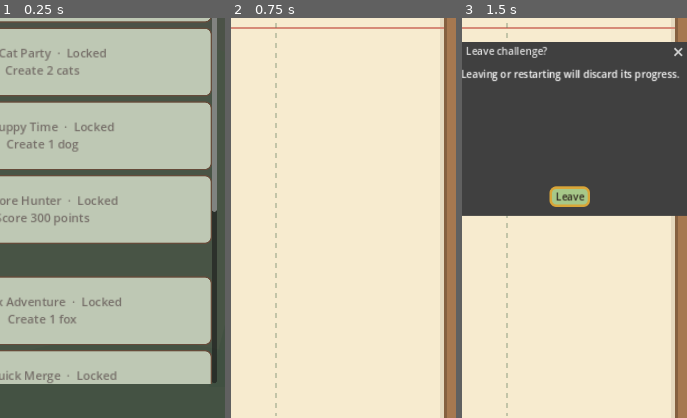
Above: before the commit, frames 1-3 (left to right).
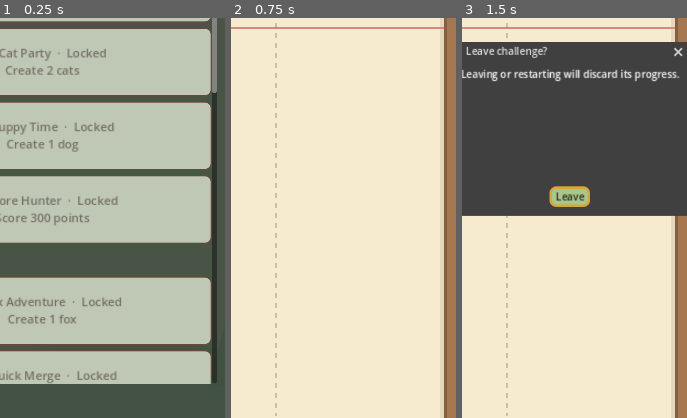
Above: after the commit, the same moments.

Repository: sandikovcusu-commits/MergeAnimal
Game: Godot game, scene res://scenes/game/ChallengeGame.tscn
The game is run twice, just before and just after one commit, with the same random seed, the same clock (stepped at 60 frames per second) and the same inputs. This scene is started directly instead of the project's main scene.
Inputs:
- Up to frame 1 (0.25 s): no input
- Up to frame 2 (0.75 s): click "01 First Friend · Ready Creat…" at 0.5 s
- Up to frame 3 (1.5 s): click "Restart" at 1.25 s
The pictures show only the part of the screen within x 40-90%, y 35-85%; the shares and areas given below are measured in that part.

The runs differ from the first frame. In frame 1, 0.7% of the frame differs, in the area x 94-97%, y 18-49%; in frame 2, nothing differs; in frame 3, nothing differs.

Commit message:
Add Phase 3 high-tier challenge boards and queues
Co-authored-by: arena-agent <297053741+arena-agent@users.noreply.github.com>

Diff:
--- /dev/null
+++ b/MergeAnimals/resources/challenges/11.tres
@@ -0,0 +1,14 @@
+[gd_resource type="Resource" script_class="ChallengeData" load_steps=2 format=3]
+
+[ext_resource type="Script" path="res://scripts/challenges/ChallengeData.gd" id="1"]
+
+[resource]
+script = ExtResource("1")
+id = 11
+title_key = &"KOALA_KINGDOM"
+objective_key = &"MAKE_KOALA"
+objective_type = "animal"
+animal_id = &"koala"
+target = 1
+starting_animals = PackedStringArray("raccoon")
+spawn_sequence = PackedStringArray("raccoon")
--- /dev/null
+++ b/MergeAnimals/resources/challenges/12.tres
@@ -0,0 +1,14 @@
+[gd_resource type="Resource" script_class="ChallengeData" load_steps=2 format=3]
+
+[ext_resource type="Script" path="res://scripts/challenges/ChallengeData.gd" id="1"]
+
+[resource]
+script = ExtResource("1")
+id = 12
+title_key = &"PANDA_RESCUE"
+objective_key = &"MAKE_PANDA"
+objective_type = "animal"
+animal_id = &"panda"
+target = 1
+starting_animals = PackedStringArray("koala")
+spawn_sequence = PackedStringArray("koala")
--- /dev/null
+++ b/MergeAnimals/resources/challenges/13.tres
@@ -0,0 +1,14 @@
+[gd_resource type="Resource" script_class="ChallengeData" load_steps=2 format=3]
+
+[ext_resource type="Script" path="res://scripts/challenges/ChallengeData.gd" id="1"]
+
+[resource]
+script = ExtResource("1")
+id = 13
+title_key = &"SCORE_MASTER"
+objective_key = &"SCORE_1000"
+objective_type = "score"
+animal_id = &""
+target = 1000
+starting_animals = PackedStringArray("lion")
+spawn_sequence = PackedStringArray("lion")
--- /dev/null
+++ b/MergeAnimals/resources/challenges/14.tres
@@ -0,0 +1,14 @@
+[gd_resource type="Resource" script_class="ChallengeData" load_steps=2 format=3]
+
+[ext_resource type="Script" path="res://scripts/challenges/ChallengeData.gd" id="1"]
+
+[resource]
+script = ExtResource("1")
+id = 14
+title_key = &"DOUBLE_TROUBLE"
+objective_key = &"TWO_FOXES"
+objective_type = "animal"
+animal_id = &"fox"
+target = 2
+starting_animals = PackedStringArray()
+spawn_sequence = PackedStringArray("dog")
--- /dev/null
+++ b/MergeAnimals/resources/challenges/15.tres
@@ -0,0 +1,14 @@
+[gd_resource type="Resource" script_class="ChallengeData" load_steps=2 format=3]
+
+[ext_resource type="Script" path="res://scripts/challenges/ChallengeData.gd" id="1"]
+
+[resource]
+script = ExtResource("1")
+id = 15
+title_key = &"BEAR_MOUNTAIN"
+objective_key = &"MAKE_BEAR"
+objective_type = "animal"
+animal_id = &"bear"
+target = 1
+starting_animals = PackedStringArray("panda")
+spawn_sequence = PackedStringArray("panda")
--- a/MergeAnimals/scripts/challenges/ChallengeManager.gd
+++ b/MergeAnimals/scripts/challenges/ChallengeManager.gd
@@ -1,7 +1,7 @@
 class_name ChallengeManager
 extends RefCounted
 signal objective_reached
-const DEFINITIONS: Array[ChallengeData] = [preload("res://re …(411 unchanged characters)… ad("res://resources/challenges/10.tres")]
+const DEFINITIONS: Array[ChallengeData] = [preload("res://re …(411 unchanged characters)… ad("res://resources/challenges/10.tres"), preload("res://resources/challenges/11.tres"), preload("res://resources/challenges/12.tres"), preload("res://resources/challenges/13.tres"), preload("res://resources/challenges/14.tres"), preload("res://resources/challenges/15.tres")]
 var definition: ChallengeData
 var count: int = 0
 var elapsed: float = 0.0
--- a/MergeAnimals/scripts/ui/UIStrings.gd
+++ b/MergeAnimals/scripts/ui/UIStrings.gd
@@ -27,6 +27,13 @@
 		"ru": {"FOX_ADVENTURE":"Приключение лисы", "QUICK_MERGE":"Быстрое объединение", "TRIPLE_COMBO":"Тройное комбо", "RACC …(569 unchanged characters)…
 	}
 	for locale in challenge_expansion: messages[locale].merge(challenge_expansion[locale], true)
+	var challenge_advanced := {
+		"en": {"KOALA_KINGDOM":"Koala Kingdom", "PANDA_RESCUE":"Panda Rescue", "SCORE_MASTER":"Score Master", "DOUBLE_TROUBLE":"Double Trouble", "BEAR_MOUNTAIN":"Bear Mountain", "MAKE_KOALA":"Create 1 koala", "MAKE_PANDA":"Create 1 panda", "SCORE_1000":"Score 1000 points", "TWO_FOXES":"Create 2 foxes", "MAKE_BEAR":"Create 1 bear"},
+		"az": {"KOALA_KINGDOM":"Koala səltənəti", "PANDA_RESCUE":"Panda xilası", "SCORE_MASTER":"Xal ustası", "DOUBLE_TROUBLE":"İkiqat çətinlik", "BEAR_MOUNTAIN":"Ayı dağı", "MAKE_KOALA":"1 koala yarat", "MAKE_PANDA":"1 panda yarat", "SCORE_1000":"1000 xal topla", "TWO_FOXES":"2 tülkü yarat", "MAKE_BEAR":"1 ayı yarat"},
+		"tr": {"KOALA_KINGDOM":"Koala krallığı", "PANDA_RESCUE":"Panda kurtarma", "SCORE_MASTER":"Puan ustası", "DOUBLE_TROUBLE":"Çifte zorluk", "BEAR_MOUNTAIN":"Ayı dağı", "MAKE_KOALA":"1 koala oluştur", "MAKE_PANDA":"1 panda oluştur", "SCORE_1000":"1000 puan topla", "TWO_FOXES":"2 tilki oluştur", "MAKE_BEAR":"1 ayı oluştur"},
+		"ru": {"KOALA_KINGDOM":"Королевство коал", "PANDA_RESCUE":"Спасение панды", "SCORE_MASTER":"Мастер очков", "DOUBLE_TROUBLE":"Двойная задача", "BEAR_MOUNTAIN":"Медвежья гора", "MAKE_KOALA":"Создайте 1 коалу", "MAKE_PANDA":"Создайте 1 панду", "SCORE_1000":"Наберите 1000 очков", "TWO_FOXES":"Создайте 2 лис", "MAKE_BEAR":"Создайте 1 медведя"}
+	}
+	for locale in challenge_advanced: messages[locale].merge(challenge_advanced[locale], true)
 	var save_messages := {
 		"en": {"NEW_GAME":"New game", "NEW_GAME_CONFIRM":"Start a new game? The saved session will be replaced.", "SAVE_FAILED":"Save failed", "CONTINUE":"Continue game", "SAVE_WAIT":"Save unavailable. Resume and try again.", "SAVE_UNAVAILABLE":"Saved game unavailable"},
 		"az": {"NEW_GAME":"Yeni oyun", "NEW_GAME_CONFIRM":"Yeni oyun başlasın? Saxlanmış oyun əvəz ediləcək.", "SAVE_FAILED":"Saxlama alınmadı", "CONTINUE":"Oyuna davam et", "SAVE_WAIT":"Saxlama mümkün deyil. Davam edib yenidən yoxlayın.", "SAVE_UNAVAILABLE":"Saxlanmış oyun əlçatan deyil"},
--- /dev/null
+++ b/MergeAnimals/tests/integration/day642_phase3.gd
@@ -0,0 +1,36 @@
+extends SceneTree
+# Complete configured levels with their own starter boards and spawn queues.
+# Only actual drop input and gravity/contact; no body moves, removals or score injection.
+var failures := 0
+var checks := 0
+func _initialize() -> void: call_deferred("run")
+func check(ok: bool, label: String) -> void:
+	checks += 1; print("%s: %s" % ["PASS" if ok else "FAIL", label])
+	if not ok: failures += 1
+func run() -> void:
+	for id in range(11, 16):
+		set_meta("challenge_id", id)
+		var game = (load("res://scenes/game/ChallengeGame.tscn") as PackedScene).instantiate()
+		game.test_seed = 88; root.add_child(game); current_scene = game
+		await process_frame; await process_frame
+		if game.challenge == null:
+			check(false, "challenge %d unlocked" % id); quit(1); return
+		var attempts := 0
+		while not game.result_finished and attempts < 30:
+			for tick in range(220):
+				await physics_frame
+				if game.result_finished: break
+			if game.result_finished: break
+			game._set_aim(360)
+			if game.drop_animal(): attempts += 1
+			if not game.is_playing(): break
+		for tick in range(500):
+			await process_frame
+			if game.result_finished: break
+		check(game.result_finished and game.result_success and game.result_saved and game.merge_manager.merge_count > 0, "challenge %d real gameplay success" % id)
+		print("PHASE3_RESULT id=%d drops=%d merges=%d score=%d combo=%d elapsed=%.2f success=%s" % [id, game.spawn_count, game.merge_manager.merge_count, game.score, game.max_combo, game.challenge.elapsed, game.result_success])
+		var saved := ChallengeStore.load_results()
+		check(saved.status in ["ok", "recovered"] and saved.data.entries[id - 1].completed, "challenge %d completion persisted" % id)
+		paused = false; game.queue_free(); await process_frame; await process_frame
+		if failures > 0: break
+	print("PHASE3 checks=%d failures=%d" % [checks, failures]); quit(1 if failures else 0)
